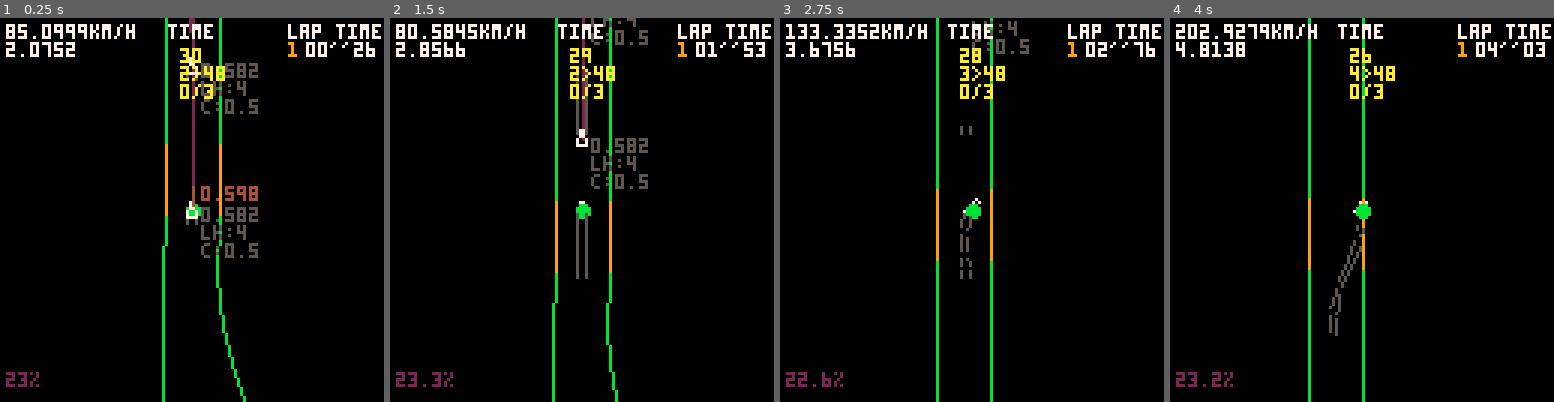
Above: before the commit, frames 1-4 (left to right).
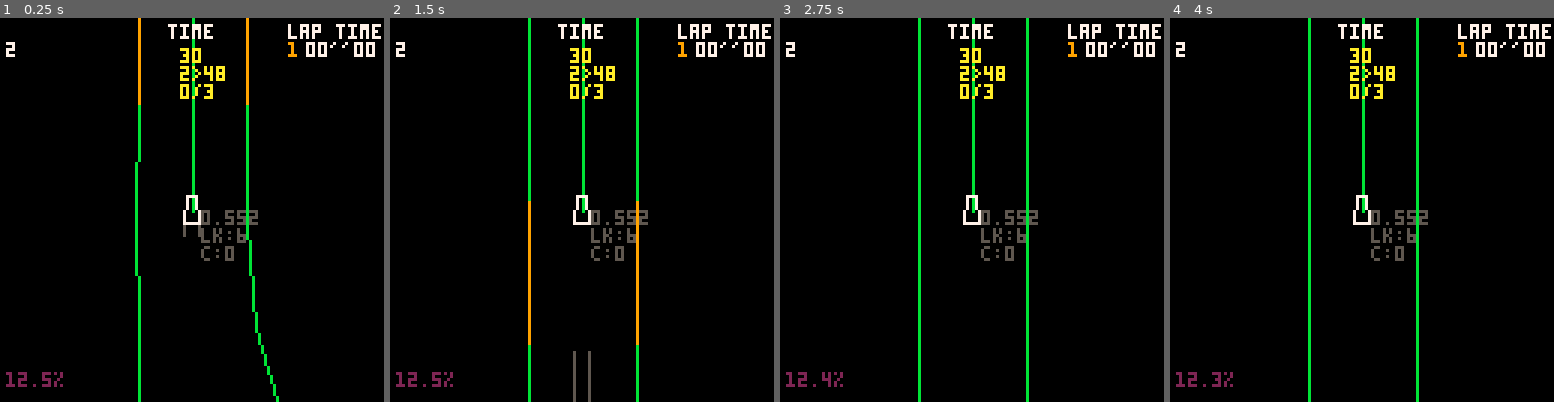
Above: after the commit, the same moments.

Repository: freds72/virtua-on
Game: PICO-8 cartridge carts/physics.p8
Two runs of this game, one before a commit and one after it. Both use one fixed random seed, a clock stepped at 60 frames per second and the inputs below.
Inputs:
- Up to frame 1 (0.25 s): no input
- Up to frame 2 (1.5 s): tap X (X key) at 0.33, 1.07 s; tap O (Z key) at 0.7 s
- Up to frame 3 (2.75 s): hold Right 1.6-2.1 s; tap O (Z key) at 1.7, 2.1, 2.5 s; tap X (X key) at 1.85 s; hold Up 2.15-2.42 s; hold Right from 2.47 s (still down)
- Up to frame 4 (4 s): tap O (Z key) at 2.9, 3.3, 3.7 s; tap X (X key) at 2.97 s; release Right at 3.03 s; hold Left 3.08-3.58 s; hold Down 3.63-3.97 s

The runs differ from the first frame. In frame 1, 6.5% of the frame differs, in the area x 1-98%, y 0-100%; in frame 2, 7.0%, in the area x 1-97%, y 0-100%; in frame 3, 5.7%; in frame 4, 3.7%.

Commit message:
ai benchmarks

Diff:
--- a/carts/physics.p8
+++ b/carts/physics.p8
@@ -344,7 +344,7 @@
 	}
 end
 
-local cam=make_cam(6)
+local cam=make_cam(12)
 function make_skidmarks()
 	local skidmarks={}
 	local t=0
@@ -609,7 +609,7 @@
 
 		-- accelerate
 		if btn(4) then
-			rpm=rpm+0.1
+			rpm+=0.1
 		end
 
 		rpm=self:steer(da/8,rpm,btn(5))
@@ -626,26 +626,58 @@
 local npcs={}
 local actors={}
 
-function make_npc(p,angle,track)
+function make_pid(p,i,d)
+	local i_err,prev_err
+	p,i,d=p or 2,i or 1,d or 0.5
+	return function(cur,tgt,dt)
+		local err=tgt-cur
+		--if(err>0.5) err=0.5-err
+		--err=0.5-err
+		-- fresh?
+		prev_err=prev_err or err
+		i_err=(1-dt)*(i_err or err)+dt*err
+		local d_err=(err-prev_err)/dt
+		prev_err=err
+		return p*err+i*i_err+d*d_err
+	end
+end
+
+function make_npc(p,angle,track,ai)
 	local body=make_car(p,angle,track)
 	local rpm=0.6
+	local pid=make_pid()
 
 	local body_draw,body_update=body.draw,body.update
 	body.draw=function(self)
-		local lookahead=flr(3*rpm/0.5)+1
-
-		local n1,l1,r1=track:get_next(lookahead)
-		local n2,l2,r2=track:get_next(lookahead+1)
-		local len1,len2=v_len(make_v(l1,l2)),v_len(make_v(r1,r2))
-		local tgt=v_lerp(l2,r2,mid(0.5*len1/len2,0.2,0.8))
-
-		local curve=v_dot(m_fwd(self.m),v_normz(make_v(self.pos,tgt)))
-
-		local x,y=cam:project(self.pos)
-		local x1,y1=cam:project(tgt)
-		line(x,y,x1,y1,2)
-
-		print(rpm.."\nlk:"..lookahead.."\nc:"..track:get_v(),x+3,y,5)
+
+		local x0,y0=cam:project(self.pos)
+
+		local lookahead,tgt=1
+		local curve=0
+		while lookahead<6 do
+			local n1,l1,r1=track:get_next(lookahead)
+			local n2,l2,r2=track:get_next(lookahead+1)
+			local len1,len2=v_len(make_v(l1,l2)),v_len(make_v(r1,r2))
+			curve+=abs(1-len1/len2)
+			-- find track target point based on curvature
+			tgt=v_lerp(l2,r2,mid(0.5*len1/len2,0.2,0.8))
+
+			-- intersect?
+			n1=make_v(r1,l1)
+			local v=v_normz(make_v(self.pos,tgt))
+			local t=v2_cross(make_v(self.pos,l1),v)/v2_cross(n1,v)
+
+			local x1,y1=cam:project(tgt)
+			if t>0.8 or t<0.2 then
+				line(x0,y0,x1,y1,8)
+				break
+			end
+			line(x0,y0,x1,y1,11)
+
+			lookahead+=1
+		end
+
+		print(rpm.."\nlk:"..lookahead.."\nc:"..curve,x0+3,y0,5)
 
 		body_draw(self)
 	end
@@ -675,26 +707,87 @@
 		-- lookahead
 		-- curve: slow down
 		-- 5 ok
-		local lookahead=flr(3*rpm/0.5)+1
-
-		local n1,l1,r1=track:get_next(lookahead)
-		local n2,l2,r2=track:get_next(lookahead+1)
-		local len1,len2=v_len(make_v(l1,l2)),v_len(make_v(r1,r2))
-		-- find track target point based on curvature
-		local tgt=v_lerp(l2,r2,mid(0.5*len1/len2,0.2,0.8))
-		local curve=v_dot(fwd,v_normz(make_v(self.pos,tgt)))
+		local lookahead,tgt=1
+		local curve=0
+		while lookahead<5 do
+			local n1,l1,r1=track:get_next(lookahead)
+			local n2,l2,r2=track:get_next(lookahead+1)
+			local len1,len2=v_len(make_v(l1,l2)),v_len(make_v(r1,r2))
+			-- accumulate "curvature"
+			curve+=abs(1-len1/len2)
+			-- find track target point based on curvature
+			tgt=v_lerp(l2,r2,mid(0.5*len1/len2,0.2,0.8))
+
+			-- intersect?
+			n1=make_v(r1,l1)
+			local v=v_normz(make_v(self.pos,tgt))
+			local t=v2_cross(make_v(self.pos,l1),v)/v2_cross(n1,v)
+			if t>0.8 or t<0.2 then
+				break
+			end
+			lookahead+=1
+		end
+
+		-- default: steer to track
+		--local target=inv_apply(self,tgt)
+		local target_angle=self:angle_to(tgt)--atan2(target[1],target[3])
+		-- ortho angle + pid
+		target_angle=pid(0,0.75-target_angle,1/30)
+		self.target_angle=target_angle
+
 		local brake
-		if curve<0.95 then
+		--[[
+		if abs(target_angle)>lerp(0.08,0.005,curve/2) then
 			brake=true
-			rpm=max(0.1,rpm-0.1)
+			-- rpm=0.1
+			-- rpm=max(0.2,rpm-0.05)
 		else
 			-- accelerate
-			rpm+=0.05
-		end
-
-		-- default: steer to track
-		local target=inv_apply(self,tgt)
-		local target_angle=atan2(target[1],target[3])
+		end
+		]]
+		if ai==1 then
+			if abs(target_angle)>0.12 then
+				brake=true
+			end
+			rpm=0.6*lerp(0.8,1,lookahead/5)
+		elseif ai==2 then
+			if abs(target_angle)>0.18 then
+				brake=true
+			end
+			rpm=0.6*abs(1-curve/2)*lerp(0.8,1,lookahead/5)
+		elseif ai==3 then
+			curve=0
+			for i=1,4 do
+				local n1,l1,r1=track:get_next(i)
+				local n2,l2,r2=track:get_next(i+1)
+				local len1,len2=v_len(make_v(l1,l2)),v_len(make_v(r1,r2))
+				-- accumulate "curvature"
+				curve+=abs(1-len1/len2)
+			end
+
+			if abs(target_angle)>0.18 then
+				brake=true
+			end
+			rpm=0.6*lerp(0.8,1,lookahead/5)*lerp(0.5,1,curve/2)
+		end
+
+		-- heavy curve ahead?
+		--[[
+		if abs(len1/len2)<0.8 or abs(len1/len2)>1.2 then
+			len1,len2=0,0
+			for i=lookahead,lookahead+5 do
+				local n1,l1,r1=track:get_next(i)
+				local n2,l2,r2=track:get_next(i+1)
+				len1+=v_len(make_v(l1,l2))
+				len2+=v_len(make_v(r1,r2))
+			end
+			if abs(len1/len2)<0.8 or abs(len1/len2)>1.2 then
+				brake=true
+				rpm=max(0.1,rpm-0.05)
+			end
+		end
+		]]
+
 
 		-- avoid collisions
 		--[[
@@ -731,14 +824,13 @@
 		end
 		]]
 
-		-- shortest angle
-		if(target_angle<0.5) target_angle=1-target_angle
-		target_angle=0.75-target_angle
-		rpm=self:steer(4*target_angle,rpm,brake)
+
+		-- self.tgt_angle=pid(0,target_angle,1/30)
+		rpm=self:steer(target_angle,rpm,brake)
 	end
 	body.update=function(self)
 		body_update(self)
-		rpm*=0.97
+		rpm*=0.92
 	end
 	return body
 end
@@ -772,6 +864,7 @@
 
 	local contact_offsets={0.250,-0.250}
 	return {
+		track=track,
 		pos=v_clone(p),
 		m=make_m_from_euler(0,a,0),
 		-- obj to world space
@@ -888,11 +981,12 @@
 			]]
 
 			if is_braking then
-				fwd=v_add(fwd,fwd,-0.9*v_dot(fwd,fwd))
+				v_scale(velocity,0.9)
+				--fwd=v_add(fwd,fwd,-0.9*v_dot(fwd,fwd))
 			end
 			v_scale(fwd,rpm*sr)
 
-			self:apply_force_and_torque(fwd,-steering_angle*lerp(0,0.25,rpm/max_rpm))
+			self:apply_force_and_torque(fwd,-steering_angle*lerp(0,1,rpm/max_rpm))
 
 			-- rear wheels sliding?
 			rear_slide=not full_slide and rps>10 and effective_rps/rps<0.6
@@ -903,6 +997,11 @@
 			steering_angle*=0.8
 			-- correct position
 			track:update(self.pos,m_fwd(self.m),fix_pos)
+		end,
+		angle_to=function(self,tgt)
+			local a=(atan2(tgt[1]-self.pos[1],tgt[3]-self.pos[3])-angle)%1
+			if(a<0.5) a=1-a
+			return a
 		end
 	}
 end
@@ -939,19 +1038,17 @@
 	local n,l,r=plyr_track:get_next()
 	l=v_add(l,r)
 	v_scale(l,0.5)
-	plyr=make_plyr(l,0,plyr_track)
+	--plyr=make_plyr(l,0,plyr_track)
 
 	add(actors,plyr)
 
-	for i=1,8 do
-		local npc_track=make_track(fixed_tracks,2*i)
+	for i=1,1 do
+		local npc_track=make_track(fixed_tracks,1)
 		if(not static_track) static_track=npc_track
 		local _,l,r=npc_track:get_next()
 		l=v_add(l,r)
 		v_scale(l,0.5)
-		--p[1]+=(1-rnd(2))
-		--p[3]+=(1-rnd(2))
-		add(actors,add(npcs, make_npc(l,0,npc_track)))
+		add(actors,add(npcs, make_npc(l,0,npc_track,1)))
 	end
 end
 
